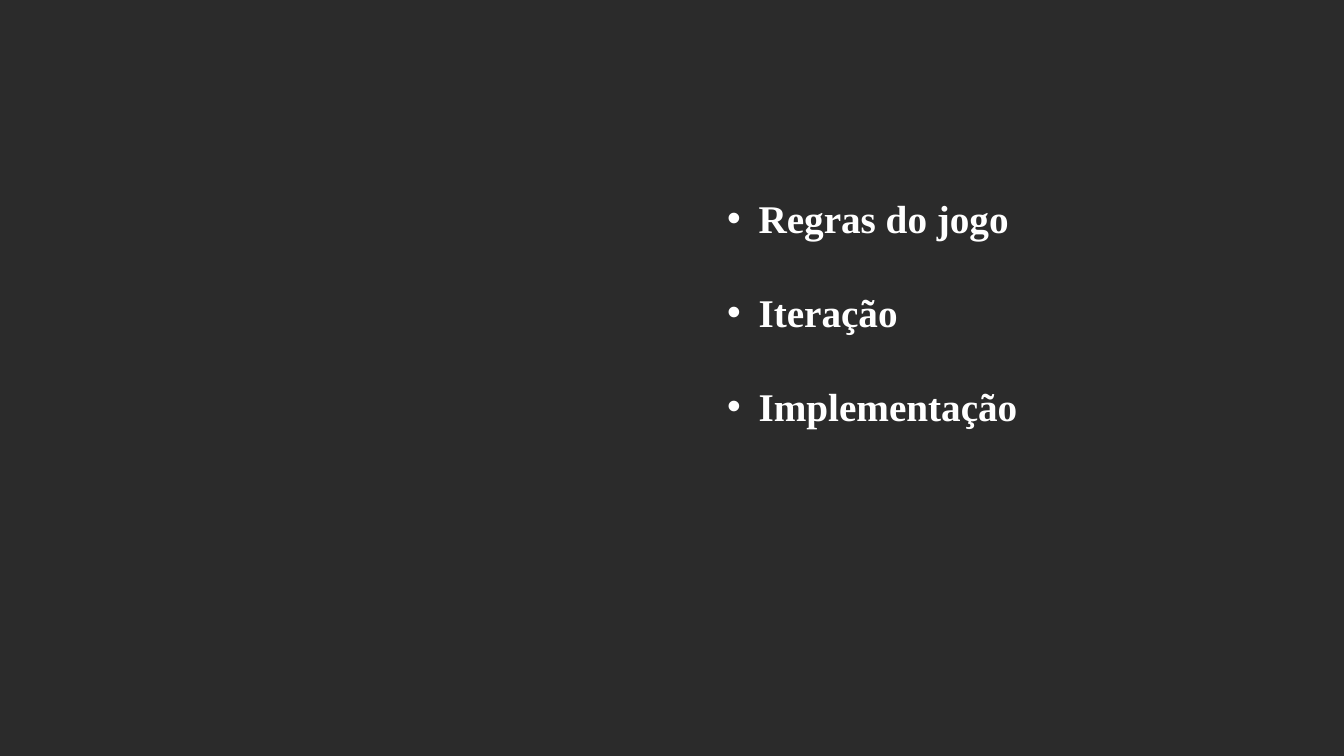
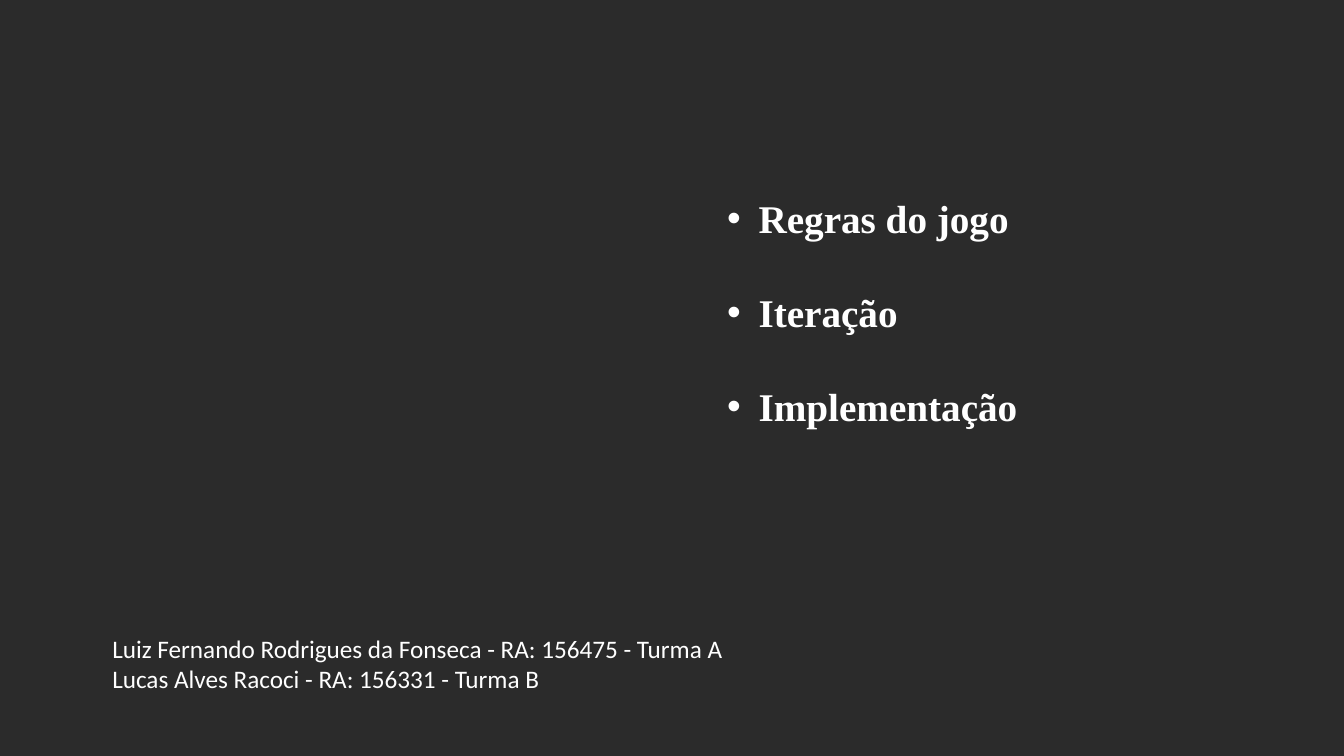
Before and after one commit to Luizfrf3/fluid2learn, a slide deck: slide 1 of MC302.pptx. Drawn at 1344x756 pixels with LibreOffice and Linux fonts; fonts in the diff are those of the drawing; background and template pictures are left out; a plain dark background stands for a picture behind light text. Boxes give left, top, right and bottom in pixels: in the first picture for what was removed or moved away, otherwise in the second. Text is boxed around its words. In the diff, an @@ line names an element or a change of style, - is before the commit and + after.

Commit message:
pptx

```diff
--- a/MC302.pptx
+++ b/MC302.pptx
@@ text added at <box>112,640,723,688</box>, 18 pt, text #FFFFFF @@
+Luiz Fernando Rodrigues da Fonseca - RA: 156475 - Turma A
+Lucas Alves Racoci - RA: 156331 - Turma B
```
